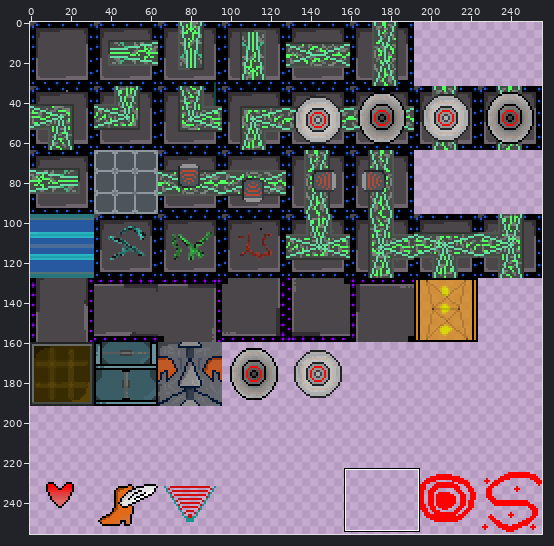
File history of a sprite sheet, res/LevelEditSheet.png. Above: a wide view before the commit, with the close-up outlined.
Close-up. Before the edit:
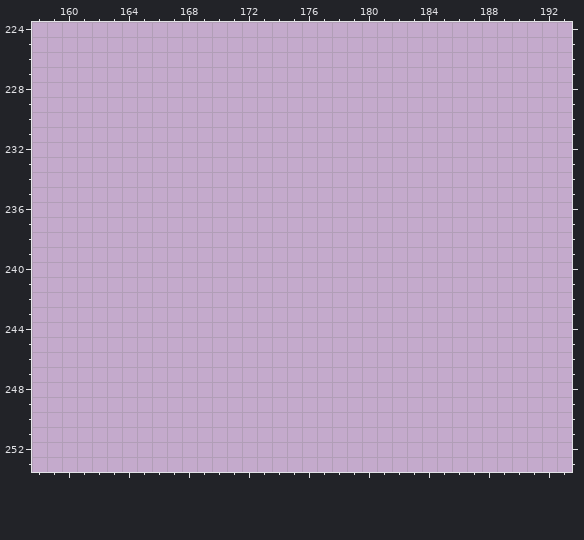
The file is 256x256 pixels. Pixels under 10% opacity are left out. Colours within 5 levels of each other are drawn and written as one. Shown: x 158..193, y 224..253.
After:
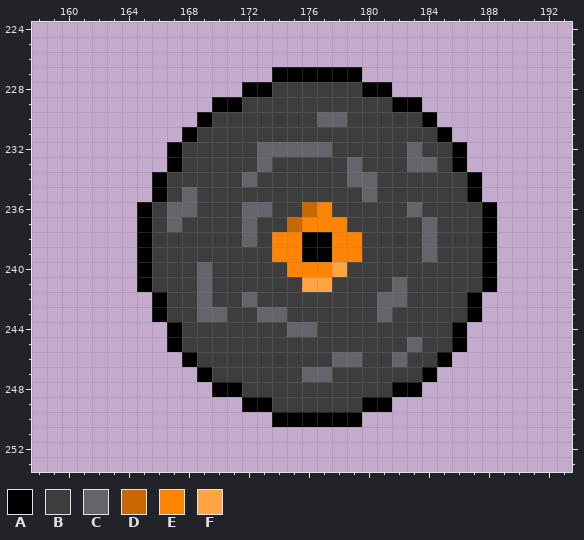
Palette (. is transparent): A #000000  B #3d3d3d  C #63656a  D #c86801  E #ff8400  F #ffa442
From old to new:
There is now colour A in row 227 at x 174 to 179; in row 228 at x 172 to 173 and 180 to 181; in row 229 at x 170 to 171 and 182 to 183; in row 230 at x 169 and 184; in row 231 at x 168 and 185; in rows 232 to 233 at x 167 and 186.
There is now colour A in rows 234 to 235 at x 166 and 187; in rows 236 to 237 at x 165 and 188; in rows 238 to 239 at x 165, 176 to 177 and 188; in rows 240 to 241 at x 165 and 188; in rows 242 to 243 at x 166 and 187; in rows 244 to 245 at x 167 and 186.
There is now colour A in row 246 at x 168 and 185; in row 247 at x 169 and 184; in row 248 at x 170 to 171 and 182 to 183; in row 249 at x 172 to 173 and 180 to 181; in row 250 at x 174 to 179.
There is now colour B in row 228 at x 174 to 179; in row 229 at x 172 to 181; in row 230 at x 170 to 176 and 179 to 183; in row 231 at x 169 to 184; in row 232 at x 168 to 172, 178 to 182 and 184 to 185; in row 233 at x 168 to 172, 174 to 178, 180 to 182 and 185.
There is now colour B in row 234 at x 167 to 171, 173 to 178 and 181 to 186; in row 235 at x 167, 169 to 179 and 181 to 186; in row 236 at x 166, 169 to 171, 174 to 175, 178 to 182 and 184 to 187; in row 237 at x 166, 168 to 171, 173 to 174, 179 to 183 and 185 to 187; in row 238 at x 166 to 171, 173, 180 to 183 and 185 to 187; in row 239 at x 166 to 173, 180 to 183 and 185 to 187.
There is now colour B in row 240 at x 166 to 168, 170 to 174 and 179 to 187; in row 241 at x 166 to 168, 170 to 175, 178 to 181 and 183 to 187; in row 242 at x 167 to 168, 170 to 171, 173 to 180 and 183 to 186; in row 243 at x 167 to 168, 171 to 172, 175 to 180 and 182 to 186; in row 244 at x 168 to 174 and 177 to 185; in row 245 at x 168 to 182 and 184 to 185.
There is now colour B in row 246 at x 169 to 177, 180 to 181 and 183 to 184; in row 247 at x 170 to 175 and 178 to 183; in row 248 at x 172 to 181; in row 249 at x 174 to 179.
There is now colour C in row 230 at x 177 to 178; in row 232 at x 173 to 177 and 183; in row 233 at x 173, 179 and 183 to 184; in row 234 at x 172 and 179 to 180; in row 235 at x 168 and 180; in row 236 at x 167 to 168, 172 to 173 and 183.
There is now colour C in row 237 at x 167, 172 and 184; in row 238 at x 172 and 184; in row 239 at x 184; in row 240 at x 169; in row 241 at x 169 and 182; in row 242 at x 169, 172 and 181 to 182.
There is now colour C in row 243 at x 169 to 170, 173 to 174 and 181; in row 244 at x 175 to 176; in row 245 at x 183; in row 246 at x 178 to 179 and 182; in row 247 at x 176 to 177.
There is now colour D in row 236 at x 176; in row 237 at x 175.
There is now colour E in row 236 at x 177; in row 237 at x 176 to 178; in rows 238 to 239 at x 174 to 175 and 178 to 179; in row 240 at x 175 to 177.
There is now colour F in row 240 at x 178; in row 241 at x 176 to 177.
Pixel boxes of the changes (left, top, right, bottom) in both close-ups:
added: (137, 67, 497, 427)
